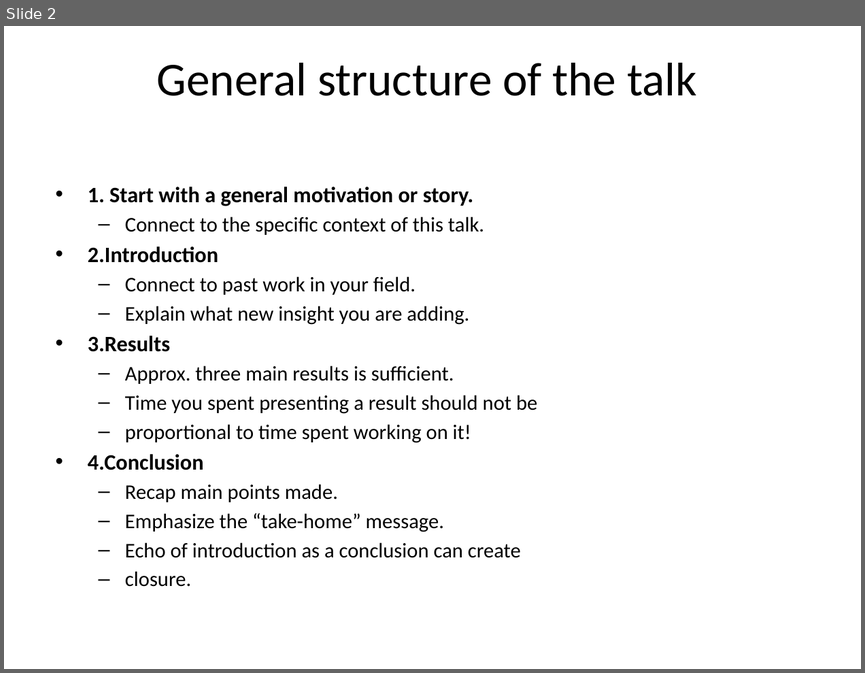
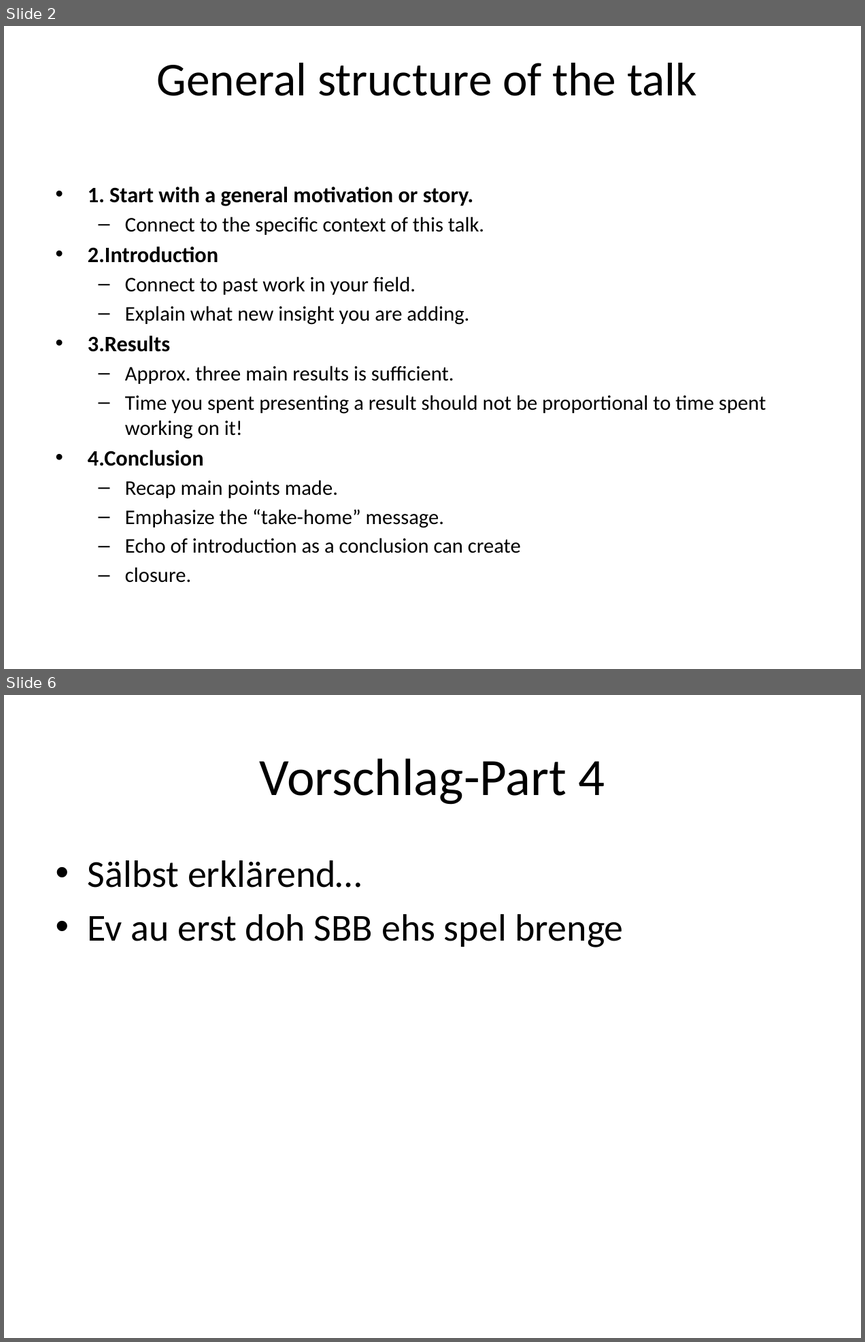
Before and after one commit to EleSwag/Elias-und-Mario, a slide deck: presentation/Test.pptx. Shown one above the other, each under a label of ours: slide 2 before the commit, slides 2 and 6 after it; the slides between them are not shown. The pictures are 865x673 and 865x1342 pixels, drawn with LibreOffice and Linux fonts; fonts in the diff are those of the drawing. Boxes give left, top, right and bottom in pixels: in the first picture for what was removed or moved away, otherwise in the second. Text is boxed around its words. In the diff, an @@ line names an element or a change of style, - is before the commit and + after.

```diff
--- a/presentation/Test.pptx
+++ b/presentation/Test.pptx
@@ slide 6 added at bbox=[4, 695, 861, 1338], background #FFFFFF @@
@@ title added at bbox=[260, 758, 604, 804], 44 pt, text #000000 @@
+Vorschlag-Part 4
@@ text added at bbox=[88, 860, 623, 947], 32 pt, text #000000 @@
+• Sälbst erklärend…
+• Ev au erst doh SBB ehs spel brenge
@@ slide 2 changed as well @@
@@ text at bbox=[125, 395, 766, 439]: text changed @@
-  – Time you spent presenting a result should not be
-  – proportional to time spent working on it!
+  – Time you spent presenting a result should not be proportional to time spent working on it!
```
Also in this commit, not shown: 5 other slides added, 1 slide removed.
